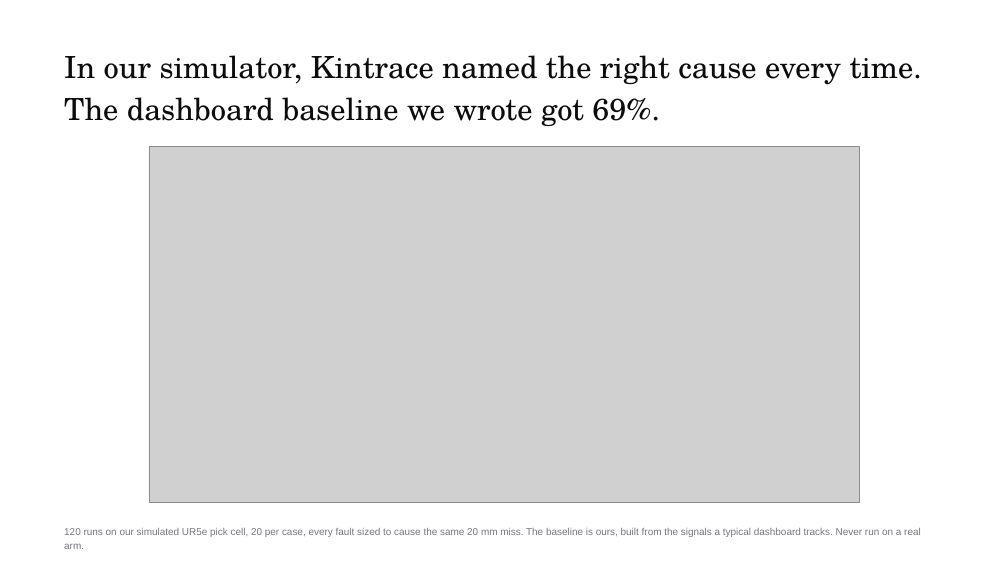
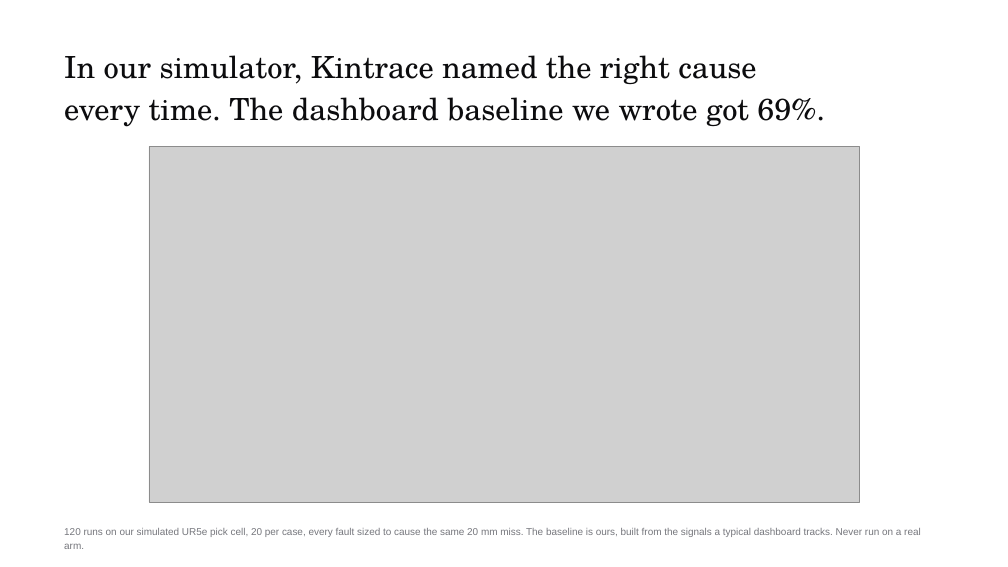
Before and after one commit to RithikSatarla/respitelabs, a slide deck: slide 6 of pitch/Kintrace-deck.pptx. Drawn at 1008x567 pixels with LibreOffice and Linux fonts; fonts in the diff are those of the drawing; grey boxes stand for pictures. Boxes give left, top, right and bottom in pixels: in the first picture for what was removed or moved away, otherwise in the second. Text is boxed around its words. In the diff, an @@ line names an element or a change of style, - is before the commit and + after.

```diff
--- a/pitch/Kintrace-deck.pptx
+++ b/pitch/Kintrace-deck.pptx
@@ text at (x1=64, y1=55, x2=825, y2=127): text changed @@
-In our simulator, Kintrace named the right cause every time. The dashboard baseline we wrote got 69%.
+In our simulator, Kintrace named the right cause
+every time. The dashboard baseline we wrote got 69%.
```
Also in this commit, not shown: 9 other slides changed, 11 other files.
